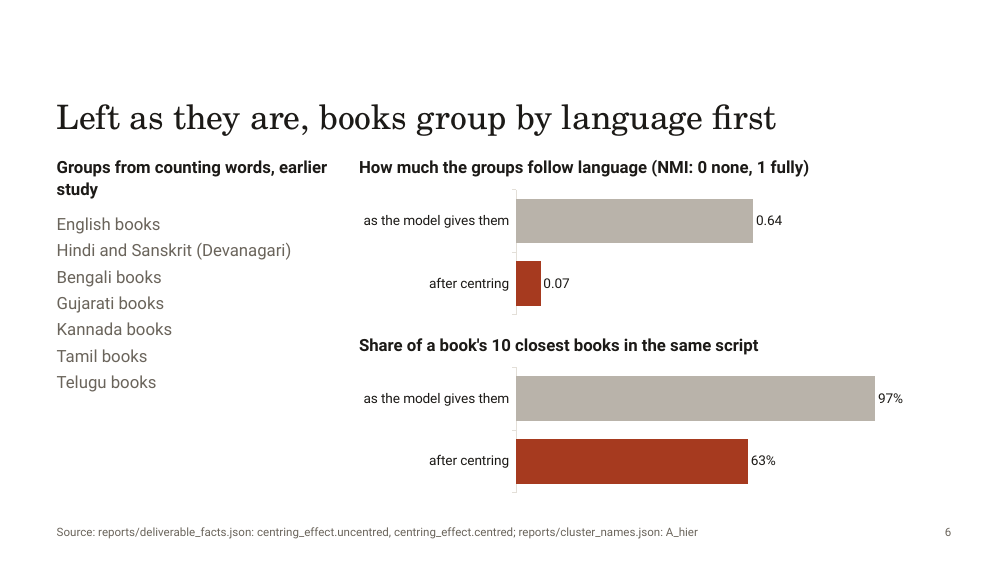
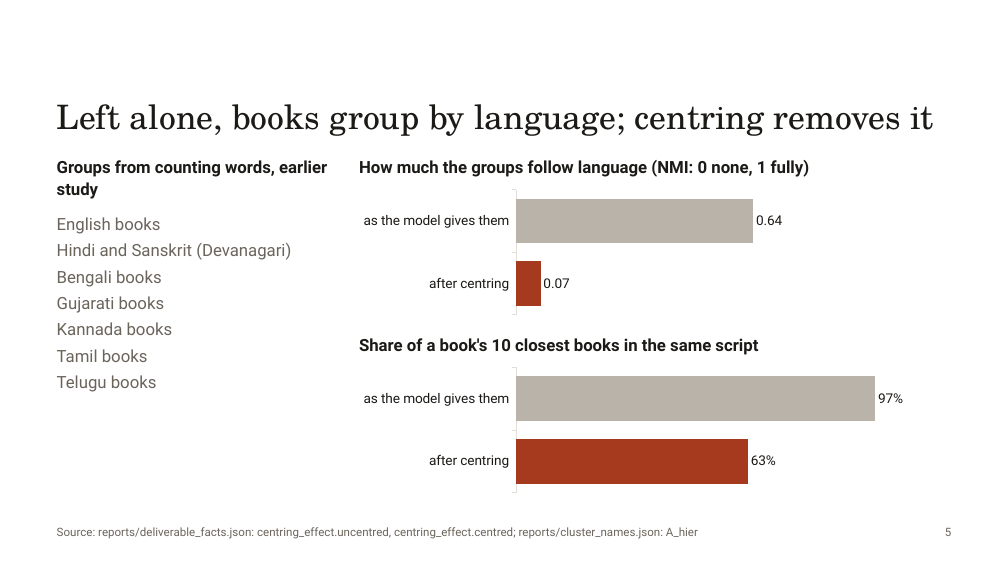
Before and after one commit to rohannes64/Grantha-Heritage-Tracker, a slide deck: slide 5 of Grantha_Heritage_Tracker_SIH26096.pptx (slide 6 before the commit). Drawn at 1008x567 pixels with LibreOffice and Linux fonts; fonts in the diff are those of the drawing. Boxes give left, top, right and bottom in pixels: in the first picture for what was removed or moved away, otherwise in the second. Text is boxed around its words. In the diff, an @@ line names an element or a change of style, - is before the commit and + after.

```diff
--- a/Grantha_Heritage_Tracker_SIH26096.pptx
+++ b/Grantha_Heritage_Tracker_SIH26096.pptx
@@ text at [57, 104, 934, 136]: text changed @@
-Left as they are, books group by language first
+Left alone, books group by language; centring removes it
```
Also in this commit, not shown: 7 other slides changed, 1 slide added, 11 slides removed, 3 other files.
